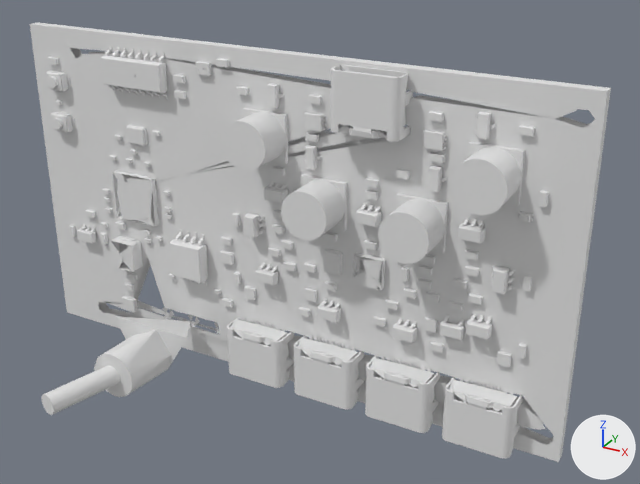
Renders of the glTF model documentation/drawings/models/motherboard.glb from each side of a commit.
Camera for both pictures: a camera (50 mm lens) standing at (57.2, -92.5, 45.2) and looking at (10.0, -6.7, 2.2). The axes (+X, +Y, +Z) are drawn at lower right. The lights are the same throughout. The older version comes first. Vertices at exactly the same position are counted once.

Script lines for the objects in view, before the commit:
```python
me_geometry_0 = bpy.data.meshes.new('geometry_0')
me_geometry_0.from_pydata(...)  # 71207 vertices, 130635 faces; spans x -40.0..40.0, y -27.3..0.8, z -23.0..23.0
ob_geometry_0 = bpy.data.objects.new('geometry_0', me_geometry_0)
ob_geometry_0.location = (0.0, 0.0, 0.0)
```
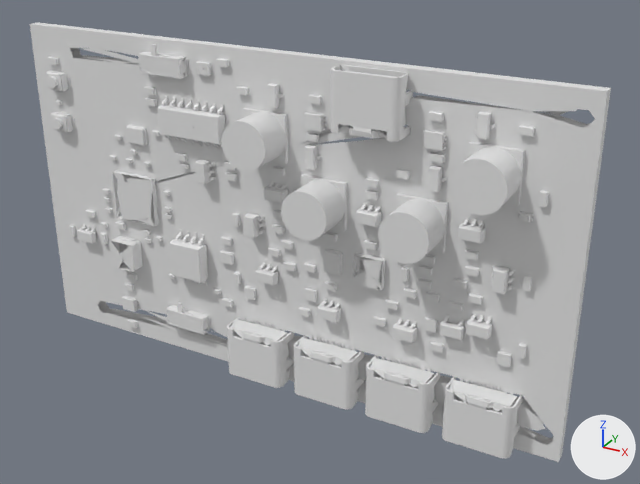
Boxes (x1, y1, x2, y2) around the edits, measured in the pictures (640 x 484 px; the box of a moved part takes in the faces that stretch with it):
part 1 of me_geometry_0, moved or reshaped
    before: (174, 90, 187, 99)
    after: (144, 87, 156, 95)
part 2 of me_geometry_0, moved or reshaped
    before: (173, 75, 186, 83)
    after: (145, 98, 157, 106)
part 3 of me_geometry_0, moved or reshaped
    before: (105, 46, 112, 56)
    after: (162, 96, 168, 106)
part 4 of me_geometry_0, moved or reshaped
    before: (150, 52, 157, 62)
    after: (169, 97, 176, 107)
part 5 of me_geometry_0, moved or reshaped
    before: (120, 48, 126, 58)
    after: (177, 98, 184, 109)
part 6 of me_geometry_0, moved or reshaped
    before: (128, 49, 134, 58)
    after: (185, 100, 191, 109)
part 7 of me_geometry_0, moved or reshaped
    before: (135, 50, 141, 60)
    after: (193, 101, 199, 111)
part 8 of me_geometry_0, moved or reshaped
    before: (143, 51, 149, 60)
    after: (201, 102, 207, 111)
part 9 of me_geometry_0, moved or reshaped
    before: (112, 47, 119, 57)
    after: (209, 103, 216, 114)
part 10 of me_geometry_0, moved or reshaped
    before: (158, 53, 165, 63)
    after: (217, 104, 224, 115)
part 11 of me_geometry_0, moved or reshaped
    before: (108, 85, 116, 91)
    after: (164, 135, 171, 141)
part 12 of me_geometry_0, moved or reshaped
    before: (152, 92, 160, 98)
    after: (171, 136, 179, 142)
part 13 of me_geometry_0, moved or reshaped
    before: (123, 87, 130, 94)
    after: (179, 138, 186, 144)
part 14 of me_geometry_0, moved or reshaped
    before: (130, 88, 138, 95)
    after: (187, 139, 194, 145)
part 15 of me_geometry_0, moved or reshaped
    before: (137, 89, 145, 96)
    after: (195, 140, 202, 146)
part 16 of me_geometry_0, moved or reshaped
    before: (145, 91, 152, 97)
    after: (203, 142, 210, 148)
part 17 of me_geometry_0, moved or reshaped
    before: (115, 86, 123, 93)
    after: (210, 143, 218, 149)
part 18 of me_geometry_0, moved or reshaped
    before: (101, 55, 168, 93)
    after: (157, 105, 225, 145)
part 19 of me_geometry_0, reshaped
    before: (30, 24, 584, 430)
    after: (30, 24, 581, 438)
part 20 of me_geometry_0, moved or reshaped
    both: (415, 92, 579, 127)

Patch to the scene script:
```diff
--- a/documentation/drawings/models/motherboard.glb.py
+++ b/documentation/drawings/models/motherboard.glb.py
@@ me_geometry_0 @@
 # used by ob_geometry_0; location = (0.0, 0.0, 0.0)
-me_geometry_0.from_pydata(...)  # 71207 vertices, 130635 faces; spans x -40.0..40.0, y -27.3..0.8, z -23.0..23.0
+me_geometry_0.from_pydata(...)  # 74964 vertices, 137605 faces; spans x -40.0..40.0, y -6.2..0.8, z -23.0..23.0
+# me_geometry_0 part 1: the loose piece of 16 vertices spanning x -14.8..-13.2, y -1.4..-0.8, z 15.7..16.5 is moved by (-5.0, 0.0, -0.1)
+# me_geometry_0 part 2: the loose piece of 16 vertices spanning x -14.8..-13.2, y -1.4..-0.8, z 17.8..18.6 is moved by (-5.0, 0.0, -3.7)
+# me_geometry_0 part 3: the loose piece of 305 vertices spanning x -25.7..-25.2, y -1.8..-0.8, z 20.1..21.3 is moved by (9.0, 0.0, -5.7)
+# me_geometry_0 part 4: the loose piece of 313 vertices spanning x -18.0..-17.6, y -1.8..-0.8, z 20.1..21.3 is moved by (2.6, 0.0, -5.7)
+# me_geometry_0 part 5: the loose piece of 319 vertices spanning x -23.1..-22.7, y -1.8..-0.8, z 20.1..21.3 is moved by (9.0, 0.0, -5.7)
+# me_geometry_0 part 6: the loose piece of 244 vertices spanning x -21.9..-21.4, y -1.8..-0.8, z 20.3..21.3 is moved by (9.0, 0.0, -5.7)
+# me_geometry_0 part 7: the loose piece of 268 vertices spanning x -20.6..-20.2, y -1.9..-0.8, z 20.1..21.3 is moved by (9.0, 0.0, -5.7)
+# me_geometry_0 part 8: the loose piece of 265 vertices spanning x -19.3..-18.9, y -1.8..-0.8, z 20.3..21.3 is moved by (9.0, 0.0, -5.7)
+# me_geometry_0 part 9: the loose piece of 313 vertices spanning x -24.4..-24.0, y -1.8..-0.8, z 20.1..21.3 is moved by (15.4, 0.0, -5.7)
+# me_geometry_0 part 10: the loose piece of 262 vertices spanning x -16.8..-16.3, y -1.8..-0.8, z 20.1..21.3 is moved by (9.0, 0.0, -5.7)
+# me_geometry_0 part 11: the loose piece of 262 vertices spanning x -25.7..-25.2, y -1.8..-0.8, z 15.1..16.2 is moved by (9.0, 0.0, -5.7)
+# me_geometry_0 part 12: the loose piece of 304 vertices spanning x -18.0..-17.6, y -1.8..-0.8, z 15.1..16.2 is moved by (2.6, 0.0, -5.7)
+# me_geometry_0 part 13: the loose piece of 304 vertices spanning x -23.1..-22.7, y -1.8..-0.8, z 15.1..16.2 is moved by (9.0, 0.0, -5.7)
+# me_geometry_0 part 14: the loose piece of 315 vertices spanning x -21.8..-21.4, y -1.8..-0.8, z 15.1..16.2 is moved by (9.0, 0.0, -5.7)
+# me_geometry_0 part 15: the loose piece of 327 vertices spanning x -20.6..-20.1, y -1.8..-0.8, z 15.1..16.2 is moved by (9.0, 0.0, -5.7)
+# me_geometry_0 part 16: the loose piece of 313 vertices spanning x -19.3..-18.9, y -1.8..-0.8, z 15.1..16.2 is moved by (9.0, 0.0, -5.7)
+# me_geometry_0 part 17: the loose piece of 304 vertices spanning x -24.4..-24.0, y -1.8..-0.8, z 15.1..16.2 is moved by (15.4, 0.0, -5.7)
+# me_geometry_0 part 18: the loose piece of 499 vertices spanning x -26.0..-16.0, y -2.5..-0.9, z 16.2..20.1 is moved by (9.0, 0.0, -5.7)
+# me_geometry_0 part 19: 12 vertices moved within x -21.9..34.5, y -0.8..0.8, z -19.5..-1.2; 400 vertices removed from x -32.9..37.6, y -27.3..0.8, z -21.2..20.7; 4168 vertices added at x -33.0..37.4, y -2.4..0.8, z -20.8..22.5
+# me_geometry_0 part 20: 1 vertex removed from x 35.0, y -0.8, z 19.5; 2 vertices added at x 32.4..37.6, y -0.8, z 19.0..19.9
+# other edits to the shape of me_geometry_0 do not show in these pictures
```
